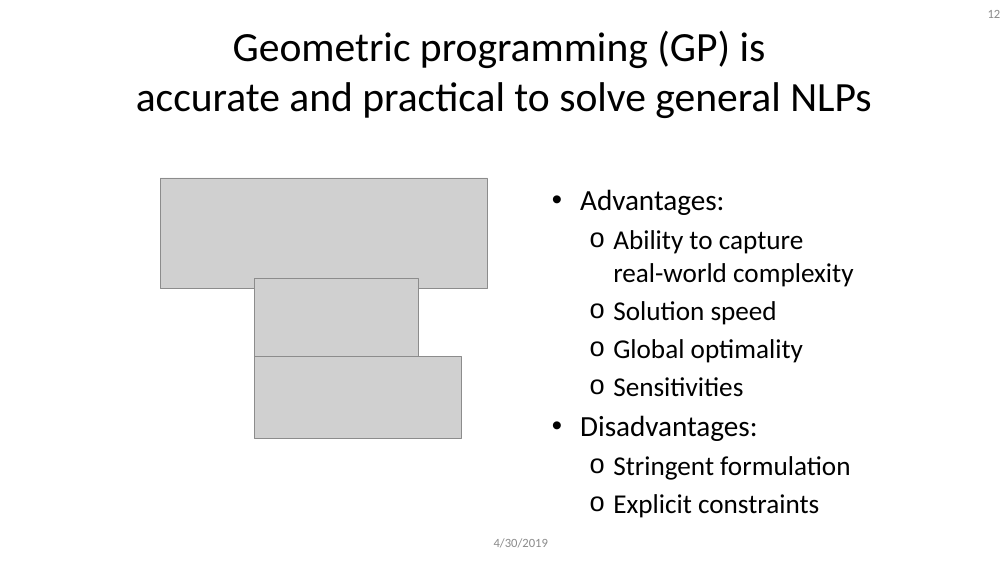
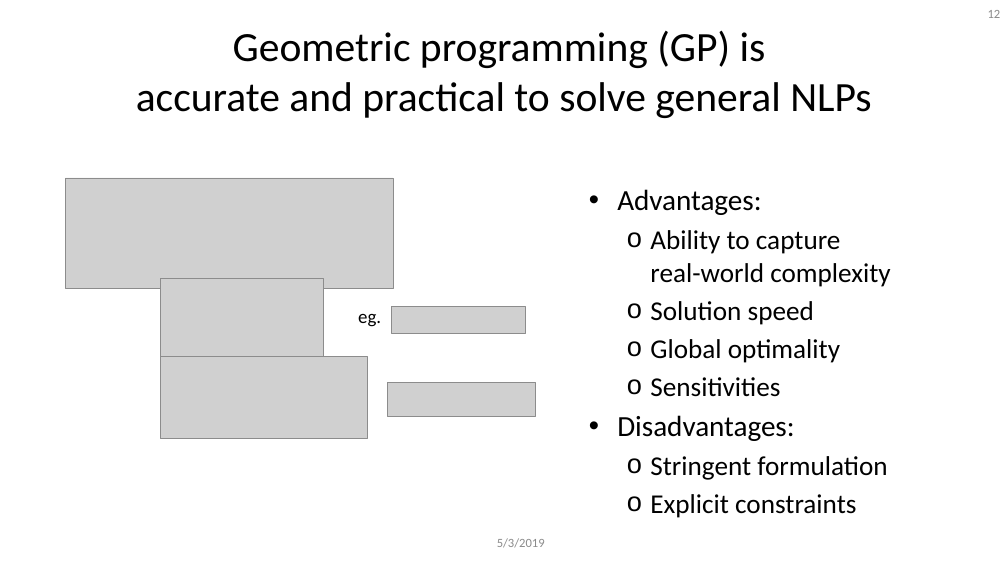
Before and after one commit to 1ozturkbe/robustSPpaper, a slide deck: slide 12 of presentations/acdlSeminar_20190503.pptx. Drawn at 1008x567 pixels with LibreOffice and Linux fonts; fonts in the diff are those of the drawing; grey boxes stand for pictures; background and template pictures are left out. Boxes give left, top, right and bottom in pixels: in the first picture for what was removed or moved away, otherwise in the second. Text is boxed around its words. In the diff, an @@ line names an element or a change of style, - is before the commit and + after.

```diff
--- a/presentations/acdlSeminar_20190503.pptx
+++ b/presentations/acdlSeminar_20190503.pptx
@@ text "Advantages:" moved from (x1=580, y1=189, x2=853, y2=518) to (x1=617, y1=189, x2=890, y2=518) @@
@@ text added at (x1=358, y1=314, x2=381, y2=327), 18 pt, text #000000 @@
+eg.
@@ picture added at (x1=392, y1=306, x2=526, y2=333) @@
@@ 3 pictures moved together from (x1=160, y1=178, x2=488, y2=439) to (x1=66, y1=178, x2=393, y2=439) @@
@@ picture added at (x1=387, y1=383, x2=535, y2=417) @@
@@ text at (x1=497, y1=538, x2=545, y2=548): text changed @@
-4/30/2019
+5/3/2019
```
Also in this commit, not shown: 32 other slides changed, 3 slides added, 1 slide removed.
